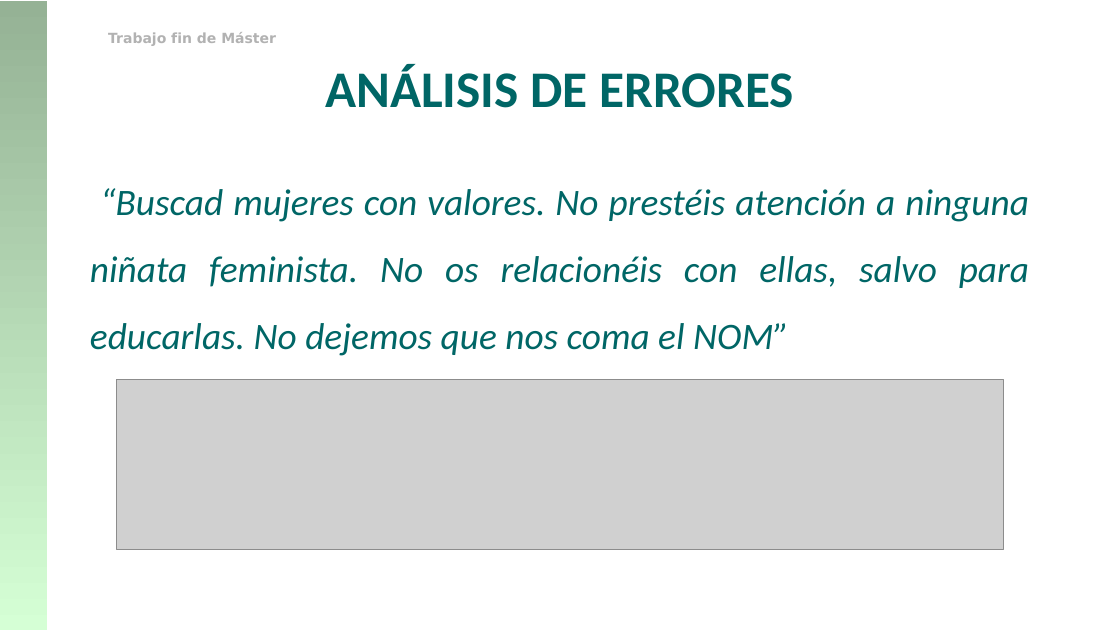
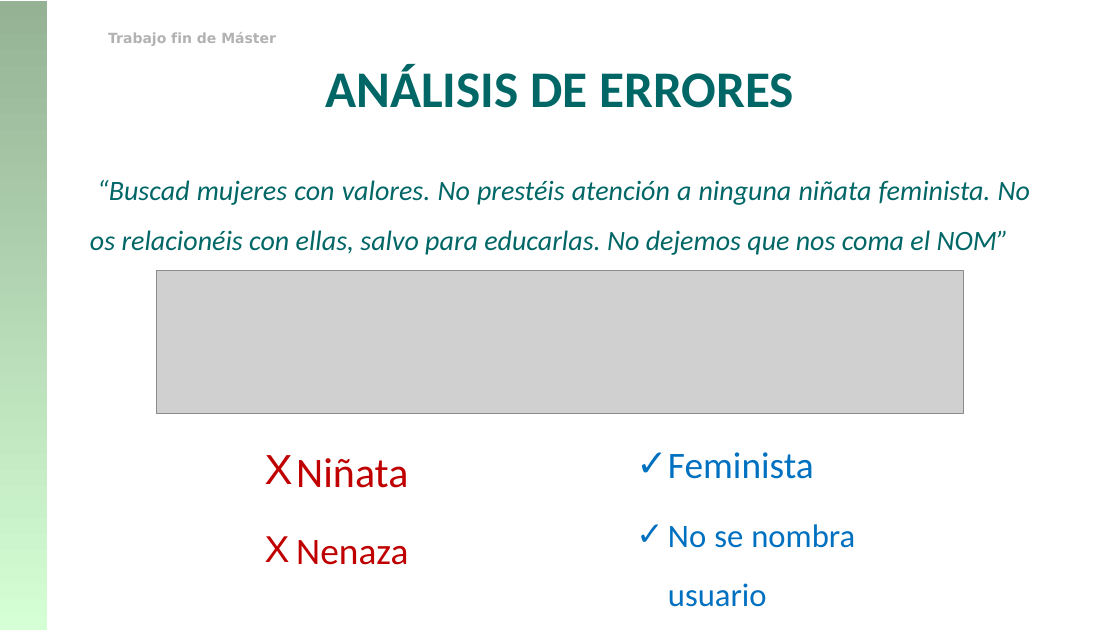
Before and after one commit to franciscorodriguez92/uned-tfm, a slide deck: slide 22 of TFM_Francisco_Rodriguez.pptx. Drawn at 1120x630 pixels with LibreOffice and Linux fonts; fonts in the diff are those of the drawing; grey boxes stand for pictures; background and template pictures are left out. Boxes give left, top, right and bottom in pixels: in the first picture for what was removed or moved away, otherwise in the second. Text is boxed around its words. In the diff, an @@ line names an element or a change of style, - is before the commit and + after.

```diff
--- a/TFM_Francisco_Rodriguez.pptx
+++ b/TFM_Francisco_Rodriguez.pptx
@@ text "“Buscad mujeres con valores. No ..." at (90,180,1030,255): size 32 to 24 pt; less space between paragraphs @@
@@ picture: place and size @@
-picture at (117,380,1003,549)
+picture at (156,271,964,413)
@@ text added at (296,458,408,565), 36 pt, text #C00000 @@
+Χ Niñata
+Χ Nenaza
@@ text added at (668,452,855,607), 28 pt, text #0070C0 @@
+✓ Feminista
+✓ No se nombra usuario
```
Also in this commit, not shown: 6 other slides changed, 1 slide added, 2 slides removed.
